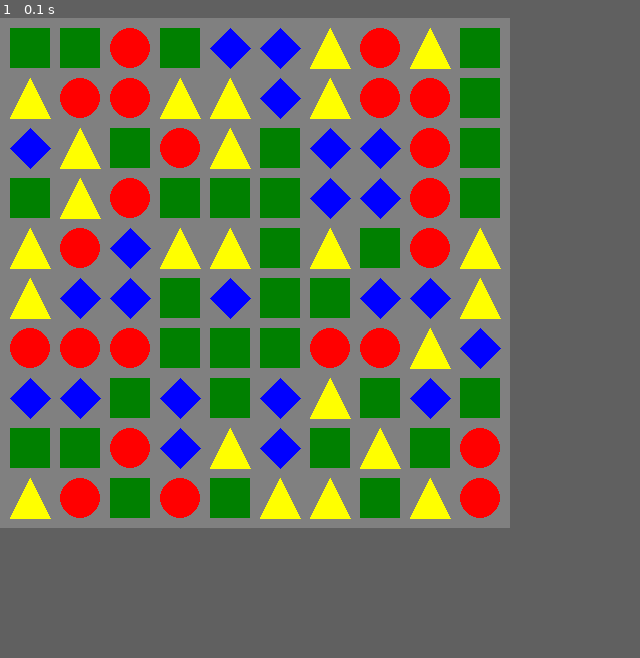
Above: before the commit, frame 1.
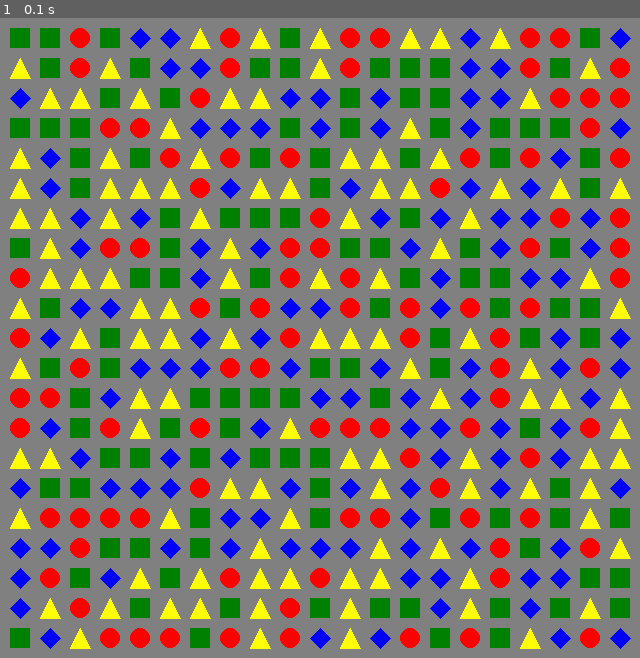
Above: after the commit, the same moment.

Repository: gstotts/pygame_play
Game: pygame game, started from shape_game.py
Two runs of this game, one before a commit and one after it. Both use one fixed random seed, a clock stepped at 60 frames per second and the inputs below.
Inputs:
- Up to frame 1 (0.1 s): no input
In our replay, the window is 510x510 before the commit and 640x640 after it. These sizes can differ from the game's own. Grey fills any space a smaller window leaves; there, only what the larger window draws over its background counts as a difference.

The runs differ from the first frame. In frame 1, 49% of the frame differs, in the area x 1-99%, y 1-99%.

Commit message:
Added logic to find the group of similar shapes when clicked.

Diff:
--- a/shape_game.py
+++ b/shape_game.py
@@ -4,12 +4,12 @@
 from core import colors
 
 FPS = 30
-WINDOW_WIDTH = 510
-WINDOW_HEIGHT = 510
-BOXSIZE = 40
+WINDOW_WIDTH = 640
+WINDOW_HEIGHT = 640
+BOXSIZE = 20
 GAPSIZE = 10
-BOARD_WIDTH = 10
-BOARD_HEIGHT = 10
+BOARD_WIDTH = int((WINDOW_WIDTH - GAPSIZE)/(BOXSIZE + GAPSIZE))
+BOARD_HEIGHT = int((WINDOW_HEIGHT - GAPSIZE)/(BOXSIZE + GAPSIZE))
 
 BGCOLOR = colors.GRAY
 
@@ -48,7 +48,6 @@
         for row in board:
             x = GAPSIZE
             for item in row:
-                print (x, y, x + BOXSIZE, y + BOXSIZE)
                 if item == SQUARE:
                     pygame.draw.rect(self.screen, colors.GREEN, (x, y, BOXSIZE, BOXSIZE))
                 elif item == DIAMOND:
@@ -68,15 +67,69 @@
 
         pygame.display.update()
 
+    def get_box_top_coords(self, box_x, box_y):
+        x = box_x * (BOXSIZE + GAPSIZE)
+        y = box_y * (BOXSIZE + GAPSIZE)
+
+    def get_box_from_position(self, x, y):
+        for box_x in range(BOARD_WIDTH):
+            for box_y in range(BOARD_HEIGHT):
+                box = pygame.Rect(box_x * (BOXSIZE + GAPSIZE) + GAPSIZE, box_y * (BOXSIZE + GAPSIZE) + GAPSIZE , BOXSIZE, BOXSIZE)
+                if box.collidepoint(x, y):
+                    return (box_x, box_y)
+        return(None, None)
+
+    def get_group_touching(self, position, shape, board):
+        queue = [position]
+        same_shape_and_touching = []
+        while queue != []:
+            (x, y) = queue.pop()
+            same_shape_and_touching.append((x, y))
+            if BOARD_WIDTH > x + 1:
+                if (board[x + 1][y] == shape) and ((x + 1, y) not in same_shape_and_touching):
+                    queue.append((x + 1, y))
+            if x - 1 >= 0:
+                if (board[x - 1][y] == shape) and ((x - 1, y) not in same_shape_and_touching):
+                    queue.append((x - 1, y))
+            if y - 1 >= 0:
+                if (board[x][y - 1] == shape) and ((x, y - 1) not in same_shape_and_touching):
+                    queue.append((x, y - 1))
+            if BOARD_HEIGHT > y + 1:
+                if (board[x][y + 1] == shape) and ((x, y + 1) not in same_shape_and_touching):
+                    queue.append((x, y + 1))
+
+        if len(same_shape_and_touching) > 1:
+            return same_shape_and_touching
+        else:
+            return None
+
+
+
+
+
+
+
     def run(self):
         x, y = (0, 0)
         board = self.set_random_board()
         self.draw_board(board)
+        print(board)
         while self.running:
             for event in pygame.event.get():
                 if event.type == pygame.QUIT:
                     self.running = False
                     pygame.quit()
+                elif event.type == pygame.MOUSEBUTTONDOWN:
+                    if event.button == 1:
+                        (y, x) = event.pos
+                        (box_x, box_y) = self.get_box_from_position(x, y)
+                        if (box_x, box_y) != (None, None):
+                            shape = board[box_x][box_y]
+                            coords_to_remove = self.get_group_touching((box_x, box_y), shape, board)
+                            if coords_to_remove == None:
+                                pass
+                            else:
+                                print(coords_to_remove)
 
 
 if __name__ == '__main__':
